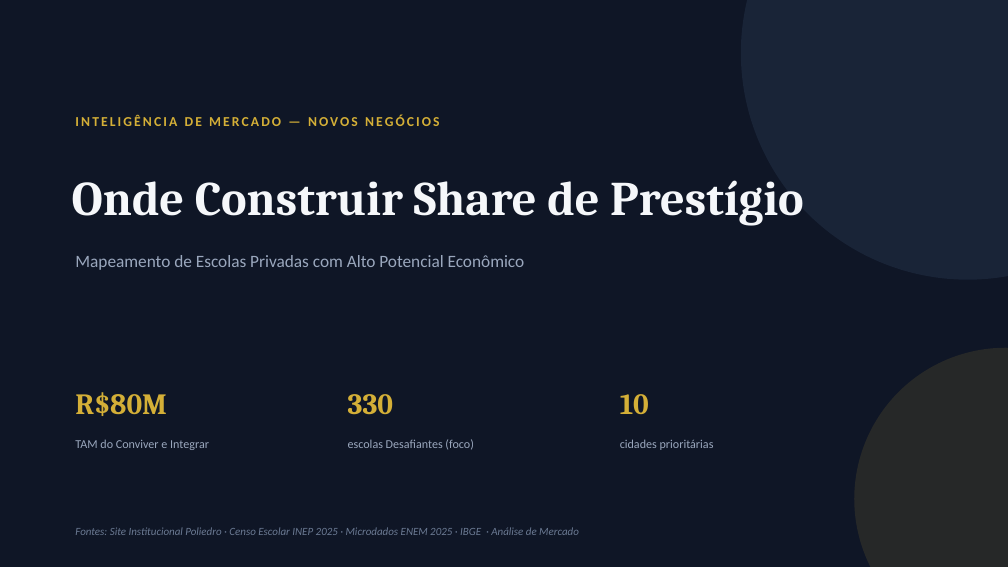
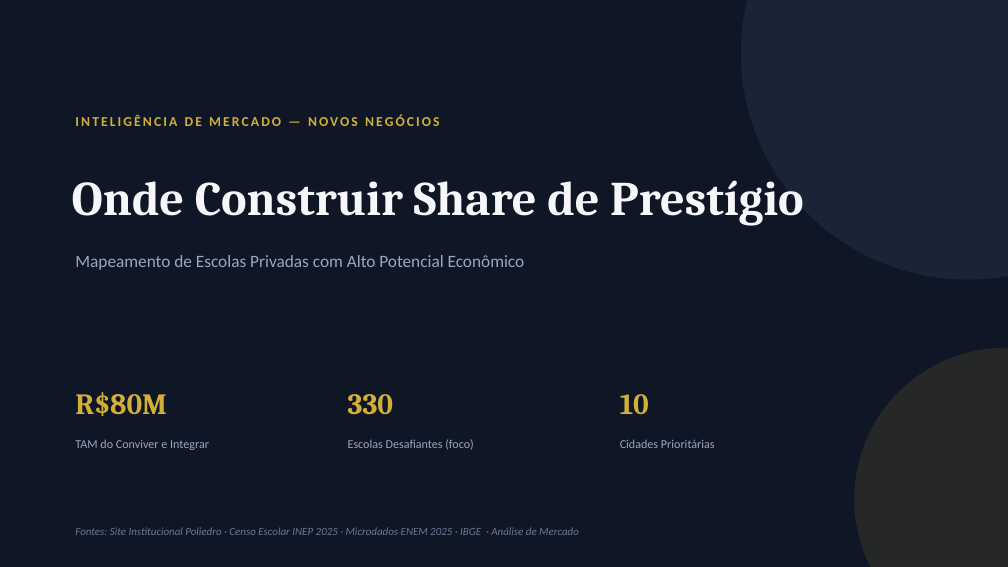
Before and after one commit to guifontoura/poliedro-inteligencia-mercado, a slide deck: slide 1 of Poliedro_Apresentacao_Completa.pptx. Drawn at 1008x567 pixels with LibreOffice and Linux fonts; fonts in the diff are those of the drawing. Boxes give left, top, right and bottom in pixels: in the first picture for what was removed or moved away, otherwise in the second. Text is boxed around its words. In the diff, an @@ line names an element or a change of style, - is before the commit and + after.

```diff
--- a/Poliedro_Apresentacao_Completa.pptx
+++ b/Poliedro_Apresentacao_Completa.pptx
@@ text at (348,439,474,450): text changed @@
-escolas Desafiantes (foco)
+Escolas Desafiantes (foco)
@@ text at (620,439,715,448): text changed @@
-cidades prioritárias
+Cidades Prioritárias
```
Also in this commit, not shown: 5 other slides changed.
